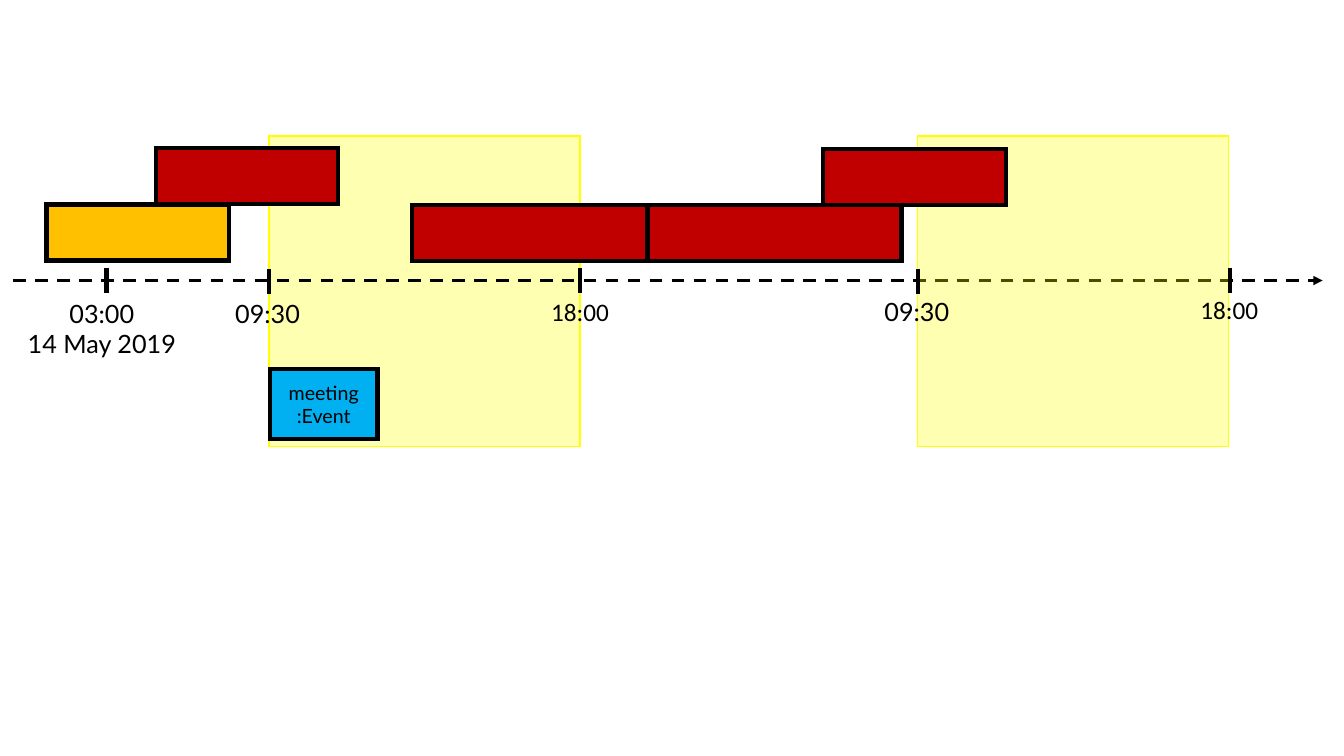
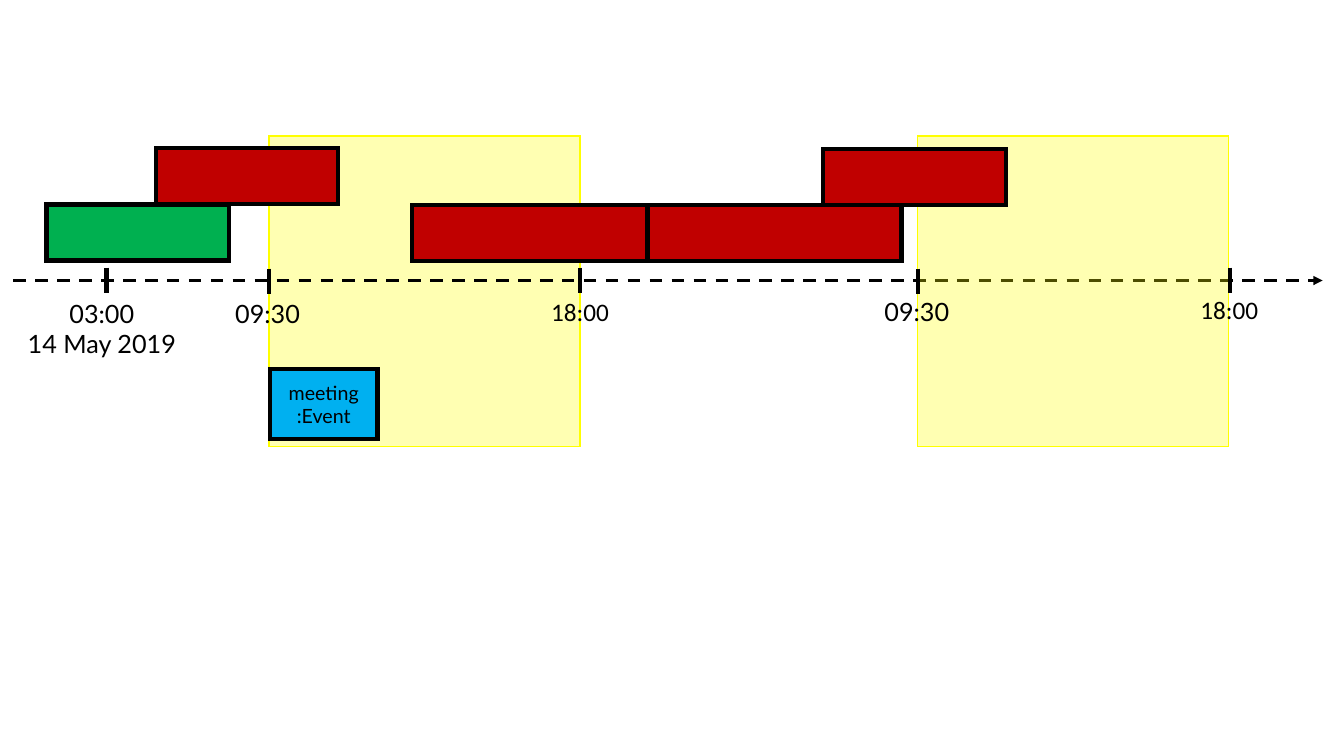
Before and after one commit to yinya998/main, a slide deck: slide 1 of docs/diagrams/MeetCommandLogicDiagram4.pptx. Drawn at 1344x756 pixels with LibreOffice and Linux fonts; fonts in the diff are those of the drawing. Boxes give left, top, right and bottom in pixels: in the first picture for what was removed or moved away, otherwise in the second. Text is boxed around its words. In the diff, an @@ line names an element or a change of style, - is before the commit and + after.

```diff
--- a/docs/diagrams/MeetCommandLogicDiagram4.pptx
+++ b/docs/diagrams/MeetCommandLogicDiagram4.pptx
@@ rectangle at [46,205,229,261]: fill #FFC000 to #00B050 @@
```
Also in this commit, not shown: 1 other file.
